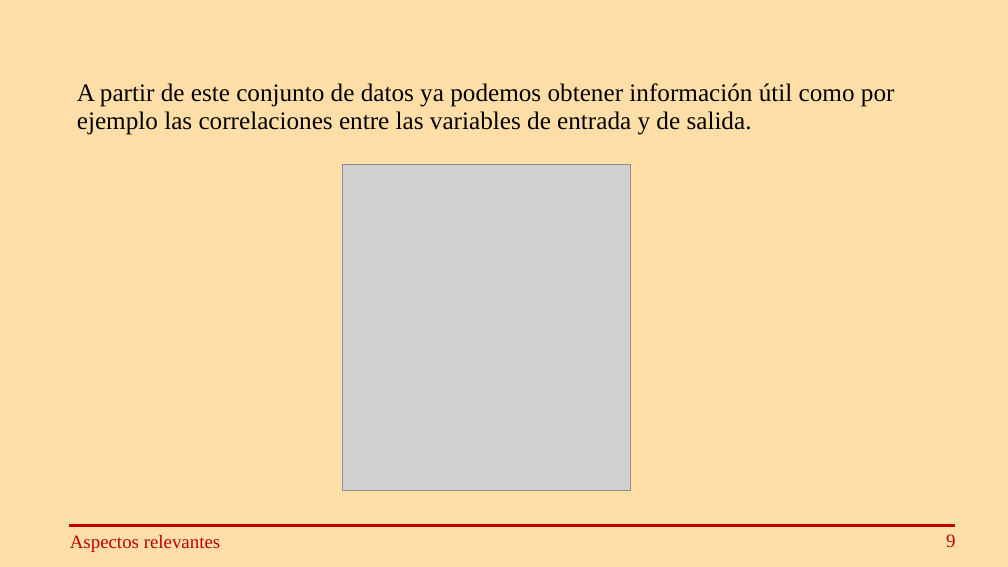
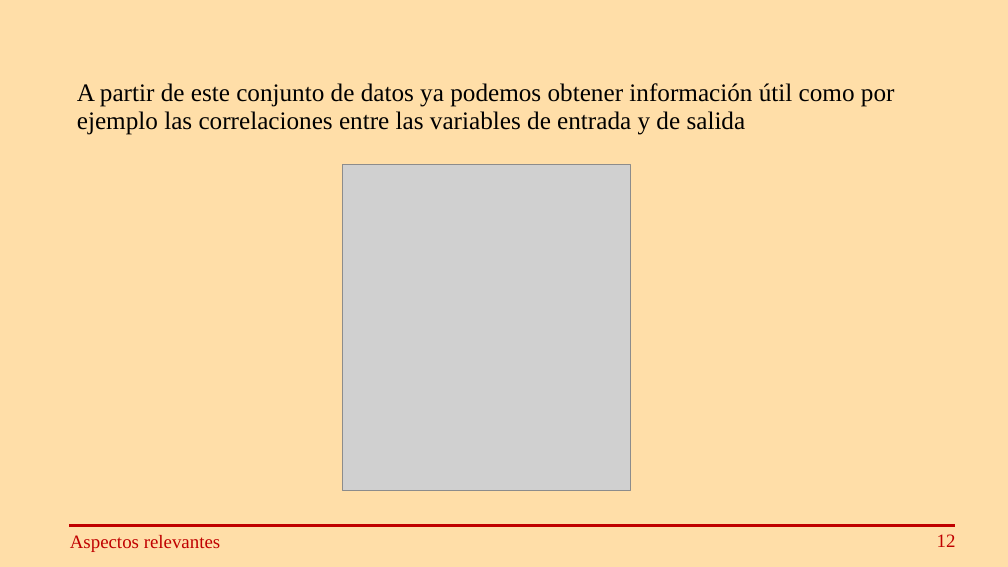
Before and after one commit to IsmaelMira/TFG, a slide deck: slide 14 of PresentacionTFG.pptx (slide 11 before the commit). Drawn at 1008x567 pixels with LibreOffice and Linux fonts; fonts in the diff are those of the drawing; grey boxes stand for pictures. Boxes give left, top, right and bottom in pixels: in the first picture for what was removed or moved away, otherwise in the second. Text is boxed around its words. In the diff, an @@ line names an element or a change of style, - is before the commit and + after.

```diff
--- a/PresentacionTFG.pptx
+++ b/PresentacionTFG.pptx
@@ text at <box>77,83,895,135</box>: text changed @@
-A partir de este conjunto de datos ya podemos obtener información útil como por ejemplo las correlaciones entre las variables de entrada y de salida.
+A partir de este conjunto de datos ya podemos obtener información útil como por ejemplo las correlaciones entre las variables de entrada y de salida
@@ text at <box>937,534,956,547</box>: text changed @@
-9
+12
```
Also in this commit, not shown: 18 other slides changed, 5 slides added, 4 other files.
